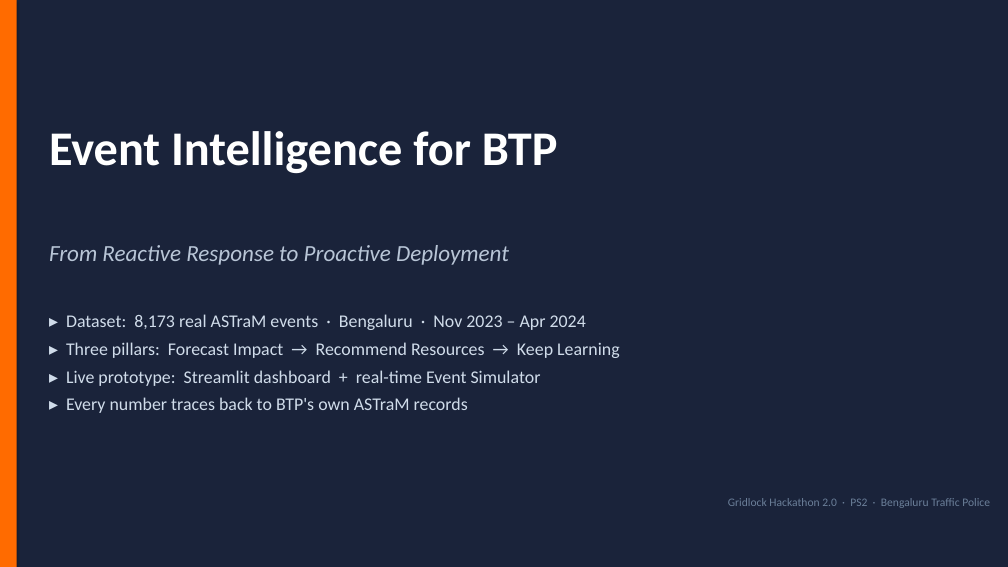
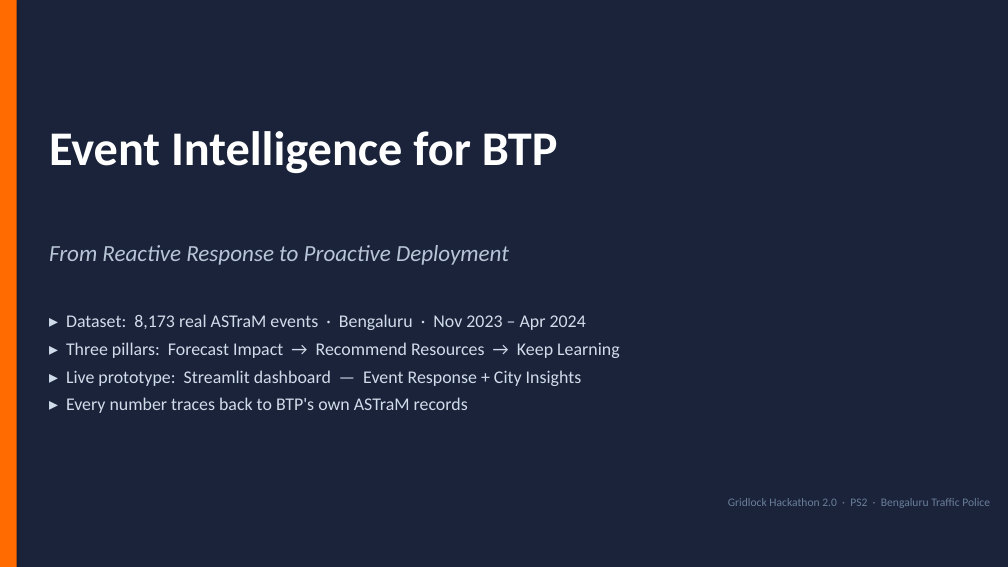
Before and after one commit to valletivarish/gridlock-round2, a slide deck: slide 1 of presentation.pptx. Drawn at 1008x567 pixels with LibreOffice and Linux fonts; fonts in the diff are those of the drawing. Boxes give left, top, right and bottom in pixels: in the first picture for what was removed or moved away, otherwise in the second. Text is boxed around its words. In the diff, an @@ line names an element or a change of style, - is before the commit and + after.

```diff
--- a/presentation.pptx
+++ b/presentation.pptx
@@ text at bbox=[66, 370, 582, 386]: text changed @@
-▸ Live prototype: Streamlit dashboard + real-time Event Simulator
+▸ Live prototype: Streamlit dashboard — Event Response + City Insights
```
Also in this commit, not shown: 6 other slides changed, 2 other files.
